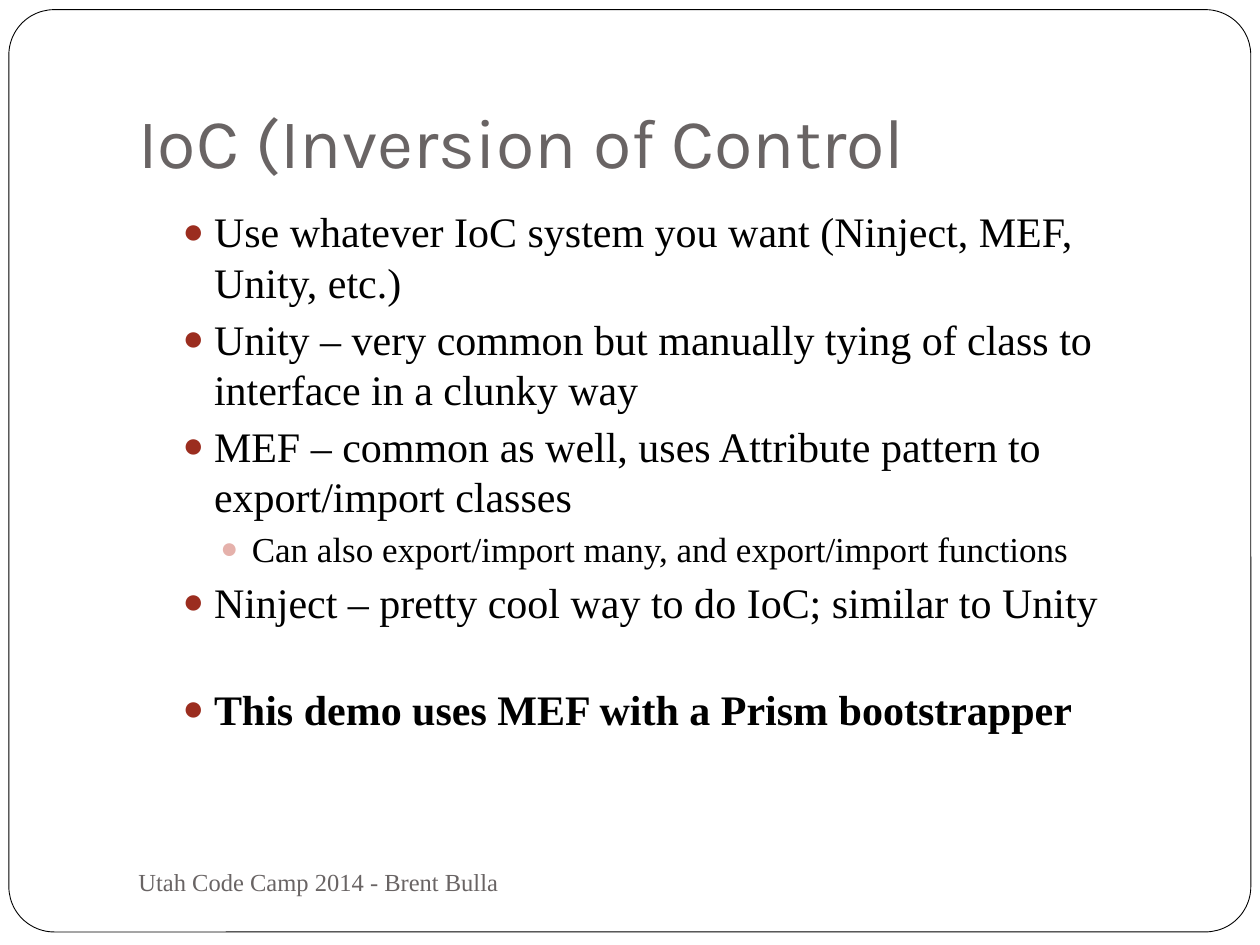
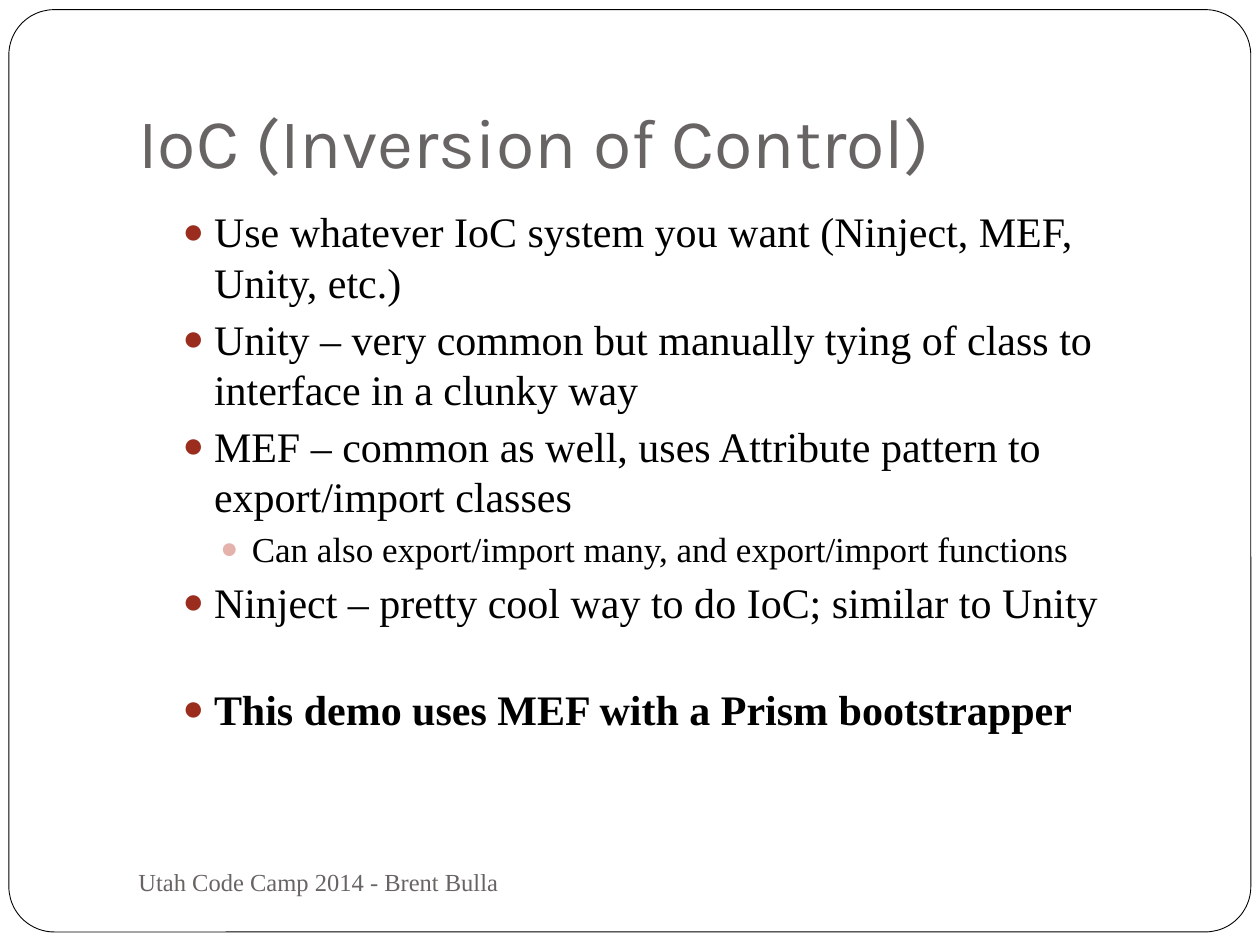
Before and after one commit to outbred/mvvmtwitterdemo, a slide deck: slide 13 of Applied MVVM.pptm. Drawn at 1260x945 pixels with LibreOffice and Linux fonts; fonts in the diff are those of the drawing. Boxes give left, top, right and bottom in pixels: in the first picture for what was removed or moved away, otherwise in the second. Text is boxed around its words. In the diff, an @@ line names an element or a change of style, - is before the commit and + after.

```diff
--- a/Applied MVVM.pptm
+++ b/Applied MVVM.pptm
@@ title at bbox=[138, 117, 930, 176]: text changed @@
-IoC (Inversion of Control
+IoC (Inversion of Control)
```
Also in this commit, not shown: 6 other slides changed, 3 other files.
